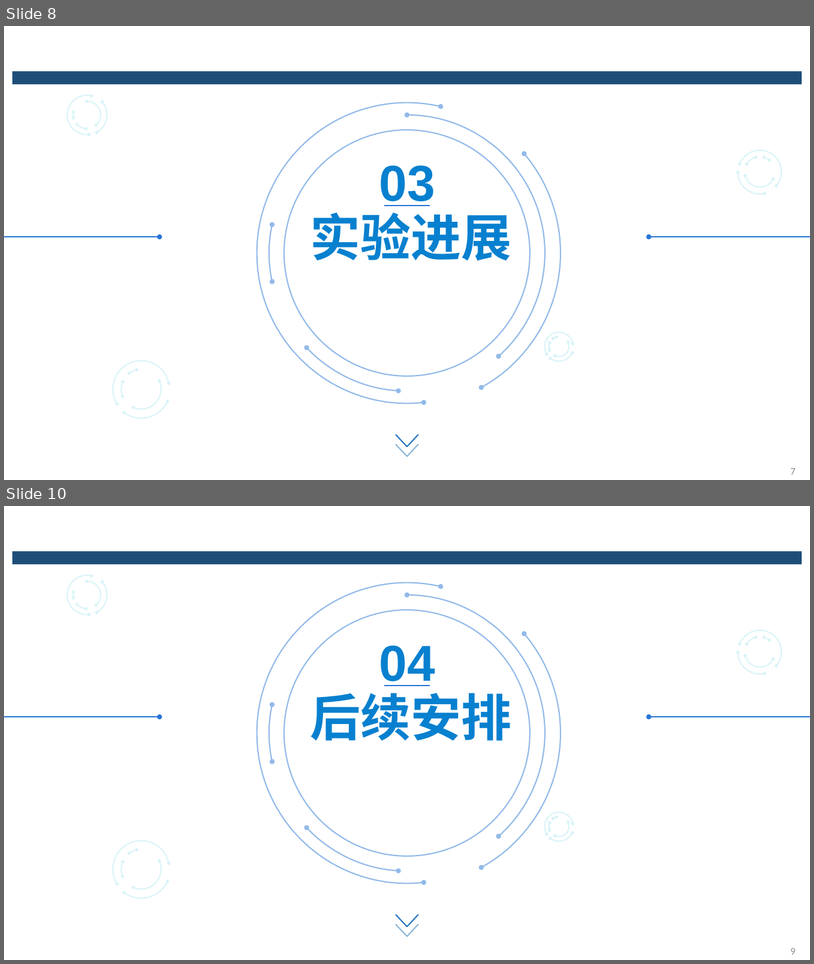
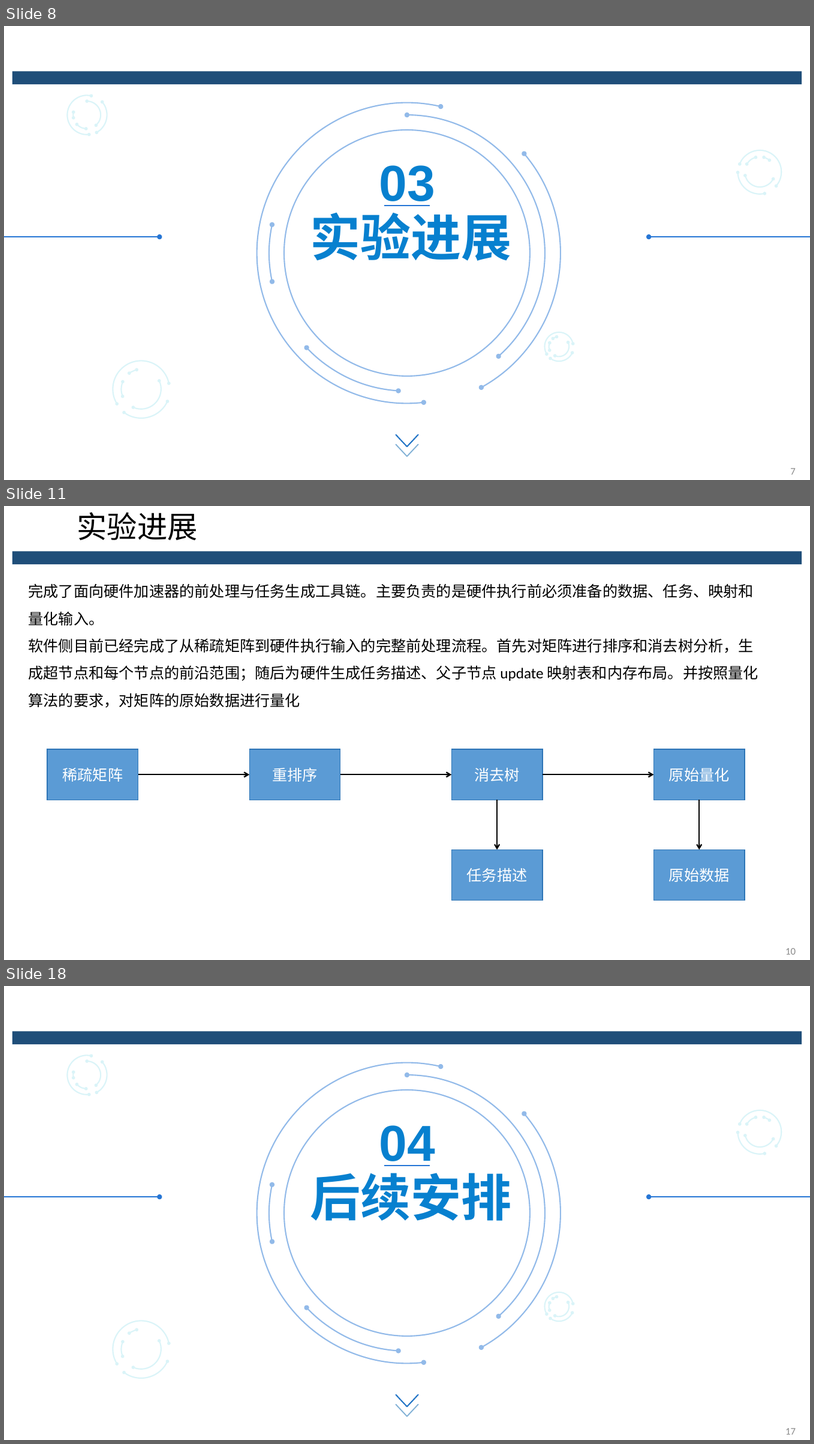
Before and after one commit to qcjjsyx/Graduation-Project, a slide deck: graduation-project/中期/中期答辩_黄渊.pptx. Shown one above the other, each under a label of ours: slides 8 and 10 before the commit, slides 8, 11 and 18 after it; the slides between them are not shown. The pictures are 814x964 and 814x1444 pixels, drawn with LibreOffice and Linux fonts; fonts in the diff are those of the drawing; background and template pictures are left out. Boxes give left, top, right and bottom in pixels: in the first picture for what was removed or moved away, otherwise in the second. Text is boxed around its words. In the diff, an @@ line names an element or a change of style, - is before the commit and + after.

Commit message:
中期任务完成

```diff
--- a/graduation-project/中期/中期答辩_黄渊.pptx
+++ b/graduation-project/中期/中期答辩_黄渊.pptx
@@ slide 11 added at box(4, 506, 810, 960), background #FFFFFF; not listed: 1 template element that a slide beside it also shows @@
@@ title added at box(77, 512, 198, 540), 36 pt, text #000000 @@
+实验进展
@@ text added at box(29, 583, 759, 708), 18 pt, text #000000 @@
+完成了面向硬件加速器的前处理与任务生成工具链。主要负责的是硬件执行前必须准备的数据、任务、映射和量化输入。
+软件侧目前已经完成了从稀疏矩阵到硬件执行输入的完整前处理流程。首先对矩阵进行排序和消去树分析，生成超节点和每个节点的前沿范围；随后为硬件生成任务描述、父子节点 update 映射表和内存布局。并按照量化算法的要求，对矩阵的原始数据进行量化
@@ rectangle added at box(48, 749, 138, 799), fill #5B9BD5, outline #2E75B6 1 pt, 18 pt, text #FFFFFF @@
+稀疏矩阵
@@ rectangle added at box(249, 749, 341, 799), fill #5B9BD5, outline #2E75B6 1 pt, 18 pt, text #FFFFFF @@
+重排序
@@ rectangle added at box(452, 749, 542, 799), fill #5B9BD5, outline #2E75B6 1 pt, 18 pt, text #FFFFFF @@
+消去树
@@ rectangle added at box(654, 749, 745, 799), fill #5B9BD5, outline #2E75B6 1 pt, 18 pt, text #FFFFFF @@
+原始量化
@@ arrow added from (138, 775) to (249, 775), #000000 1.5 pt @@
@@ arrow added from (341, 775) to (452, 775), #000000 1.5 pt @@
@@ arrow added from (543, 775) to (654, 775), #000000 1.5 pt @@
@@ arrow added from (498, 799) to (498, 850), #000000 1.5 pt @@
@@ arrow added from (699, 799) to (699, 850), #000000 1.5 pt @@
@@ rectangle added at box(452, 850, 542, 900), fill #5B9BD5, outline #2E75B6 1 pt, 18 pt, text #FFFFFF @@
+任务描述
@@ rectangle added at box(654, 850, 745, 900), fill #5B9BD5, outline #2E75B6 1 pt, 18 pt, text #FFFFFF @@
+原始数据
@@ page number added at box(786, 948, 796, 954), 12 pt, text #898989 @@
+10
@@ what was slide 10 is now slide 18 @@
@@ page number at box(786, 1428, 796, 1434): text changed @@
-9
+17
```
Also in this commit, not shown: 4 slides changed, 7 other slides added, 52 other files.
